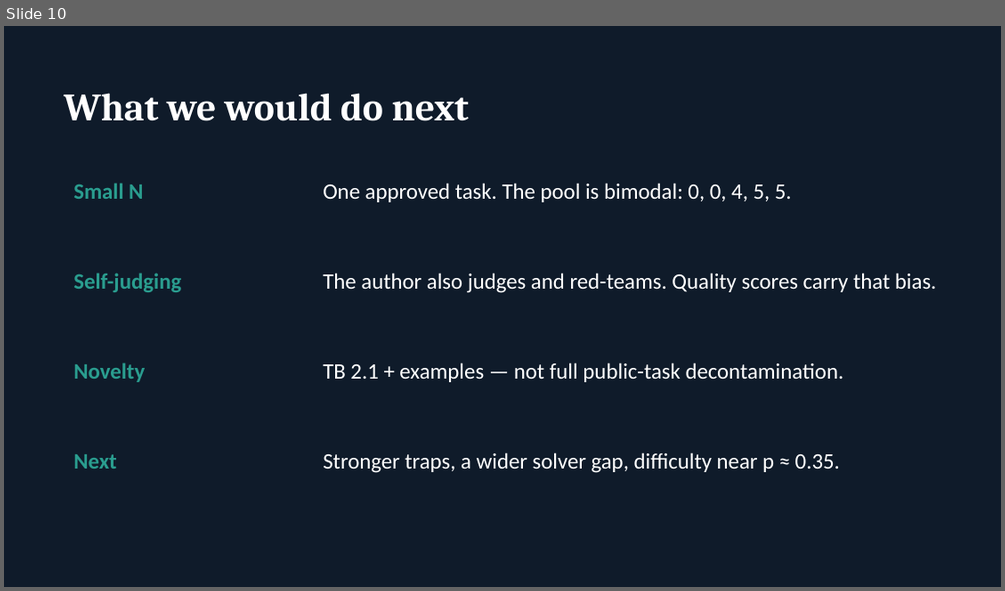
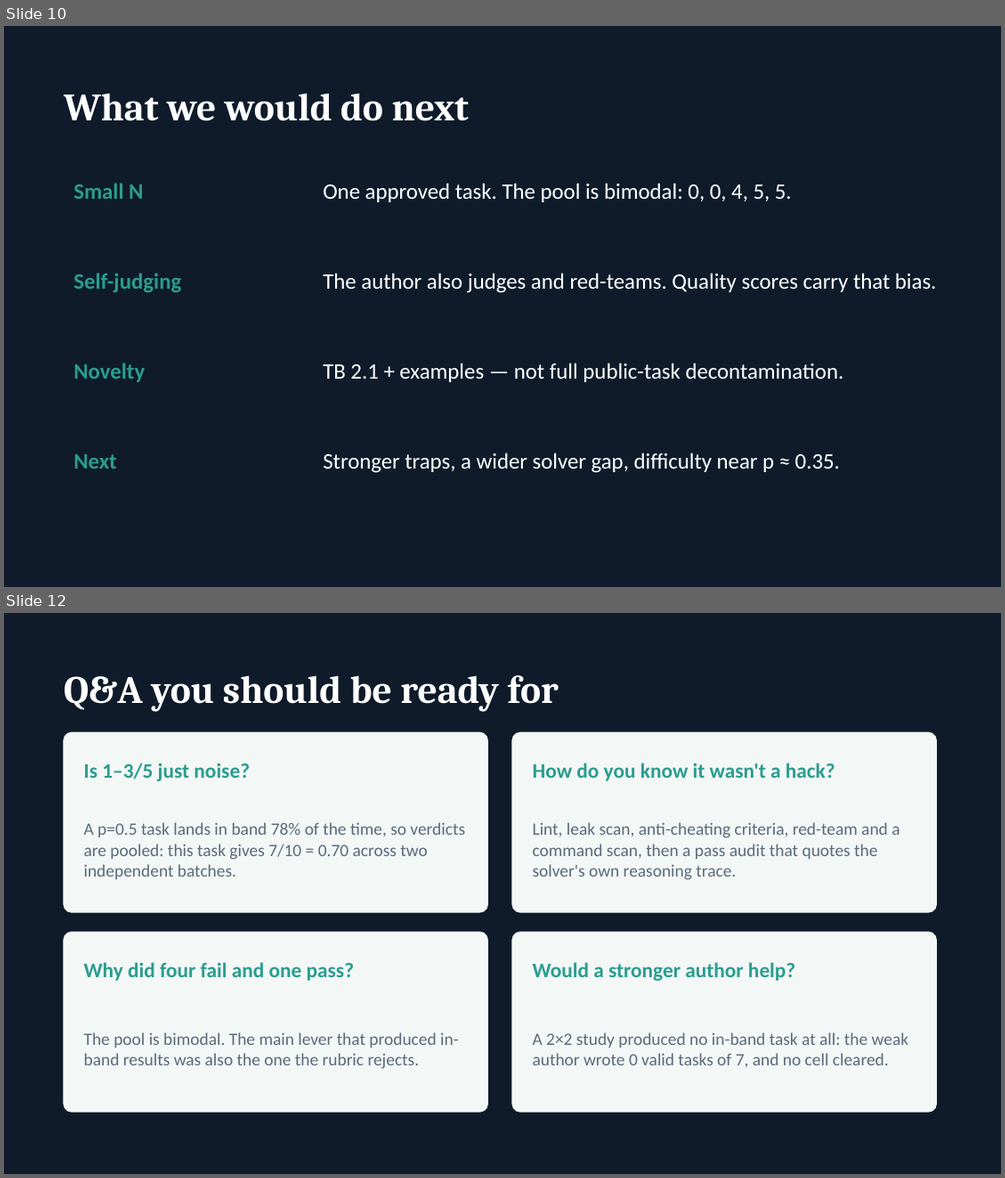
Before and after one commit to zignd/harbor-tbench-worktrial, a slide deck: docs/result/presentation.pptx. Shown one above the other, each under a label of ours: slide 10 before the commit, slides 10 and 12 after it; the slides between them are not shown. The pictures are 1005x591 and 1005x1178 pixels, drawn with LibreOffice and Linux fonts; fonts in the diff are those of the drawing. Boxes give left, top, right and bottom in pixels: in the first picture for what was removed or moved away, otherwise in the second. Text is boxed around its words. In the diff, an @@ line names an element or a change of style, - is before the commit and + after.

```diff
--- a/docs/result/presentation.pptx
+++ b/docs/result/presentation.pptx
@@ slide 12 added at <box>4,613,1001,1174</box>, background #0F1B2A @@
@@ text added at <box>64,675,558,712</box>, 28 pt, text #FFFFFF, bold @@
+Q&A you should be ready for
@@ rounded rectangle added at <box>64,732,487,912</box>, fill #F3F7F6, outline #F3F7F6 1 pt @@
@@ rounded rectangle added at <box>512,732,936,912</box>, fill #F3F7F6, outline #F3F7F6 1 pt @@
@@ text added at <box>84,763,250,781</box>, 15 pt, text #2A9D8F, bold @@
+Is 1–3/5 just noise?
@@ text added at <box>533,763,835,781</box>, 15 pt, text #2A9D8F, bold @@
+How do you know it wasn't a hack?
@@ text added at <box>84,822,465,879</box>, 12.5 pt, text #5A6B7A @@
+A p=0.5 task lands in band 78% of the time, so verdicts are pooled: this task gives 7/10 = 0.70 across two independent batches.
@@ text added at <box>533,822,899,880</box>, 12.5 pt, text #5A6B7A @@
+Lint, leak scan, anti-cheating criteria, red-team and a command scan, then a pass audit that quotes the solver's own reasoning trace.
@@ rounded rectangle added at <box>64,932,487,1111</box>, fill #F3F7F6, outline #F3F7F6 1 pt @@
@@ rounded rectangle added at <box>512,932,936,1111</box>, fill #F3F7F6, outline #F3F7F6 1 pt @@
@@ text added at <box>84,962,354,981</box>, 15 pt, text #2A9D8F, bold @@
+Why did four fail and one pass?
@@ text added at <box>533,962,795,981</box>, 15 pt, text #2A9D8F, bold @@
+Would a stronger author help?
@@ text added at <box>84,1032,459,1069</box>, 12.5 pt, text #5A6B7A @@
+The pool is bimodal. The main lever that produced in-band results was also the one the rubric rejects.
@@ text added at <box>533,1032,908,1067</box>, 12.5 pt, text #5A6B7A @@
+A 2×2 study produced no in-band task at all: the weak author wrote 0 valid tasks of 7, and no cell cleared.
```
Also in this commit, not shown: 1 slide changed, 1 other slide added, 13 other files.
